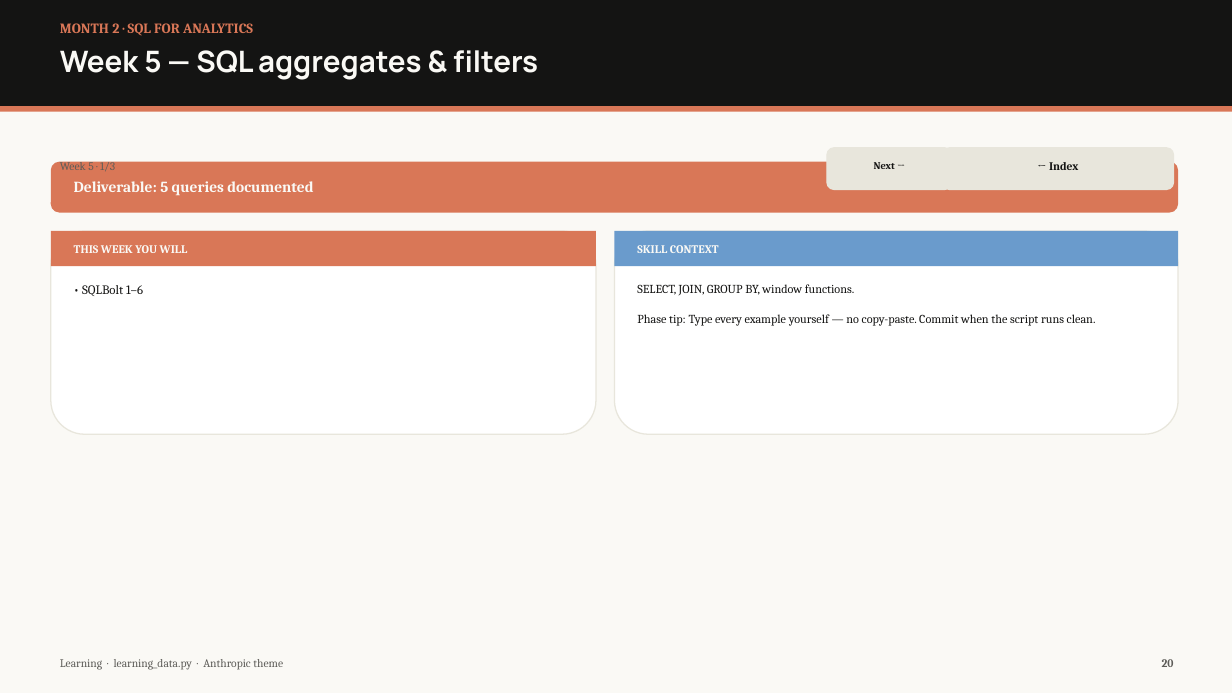
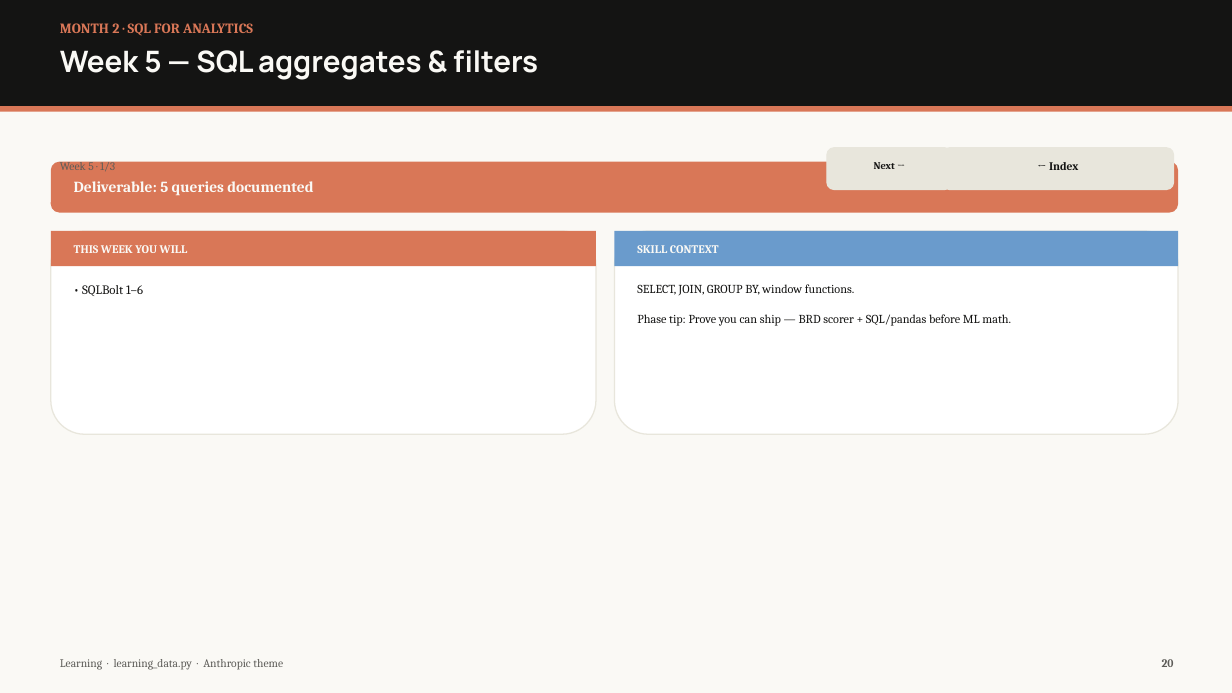
Before and after one commit to taiphan/learning, a slide deck: slide 20 of apps/learning/decks/Learning-Master-Slides.pptx. Drawn at 1232x693 pixels with LibreOffice and Linux fonts; fonts in the diff are those of the drawing. Boxes give left, top, right and bottom in pixels: in the first picture for what was removed or moved away, otherwise in the second. Text is boxed around its words. In the diff, an @@ line names an element or a change of style, - is before the commit and + after.

```diff
--- a/apps/learning/decks/Learning-Master-Slides.pptx
+++ b/apps/learning/decks/Learning-Master-Slides.pptx
@@ text at [637, 284, 1011, 326]: text changed @@
-SELECT, JOIN, GROUP BY, window functions.
-Phase tip: Type every example yourself — no copy-paste. Commit when the script runs clean.
+SELECT, JOIN, GROUP BY, window functions.
+Phase tip: Prove you can ship — BRD scorer + SQL/pandas before ML math.
```
Also in this commit, not shown: 88 other slides changed, 21 other files.
